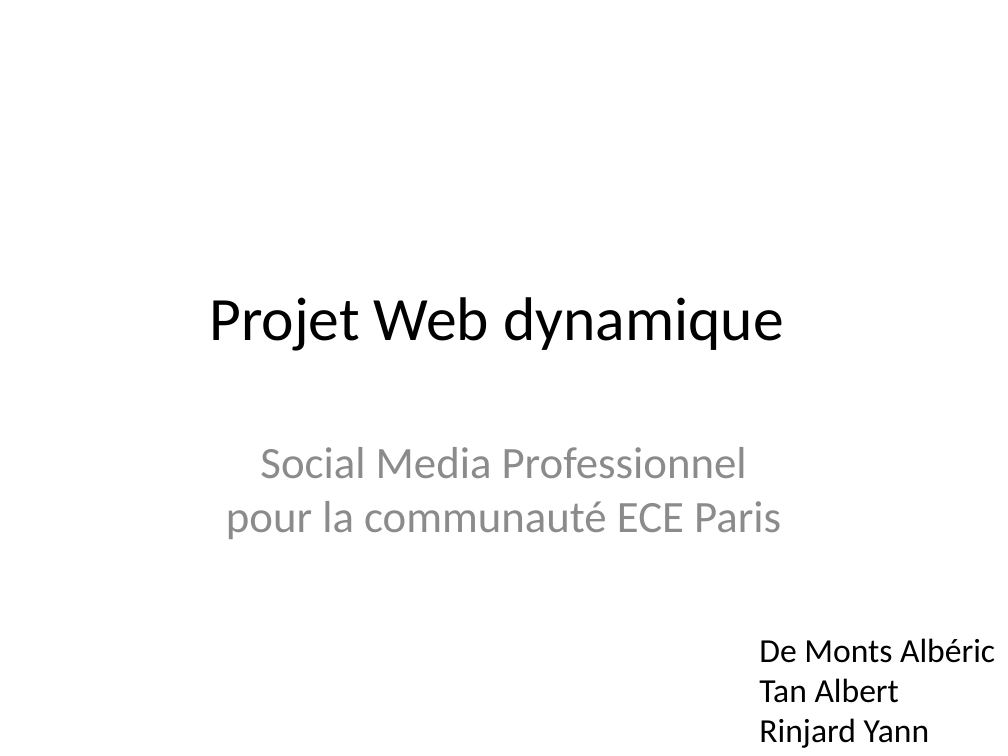
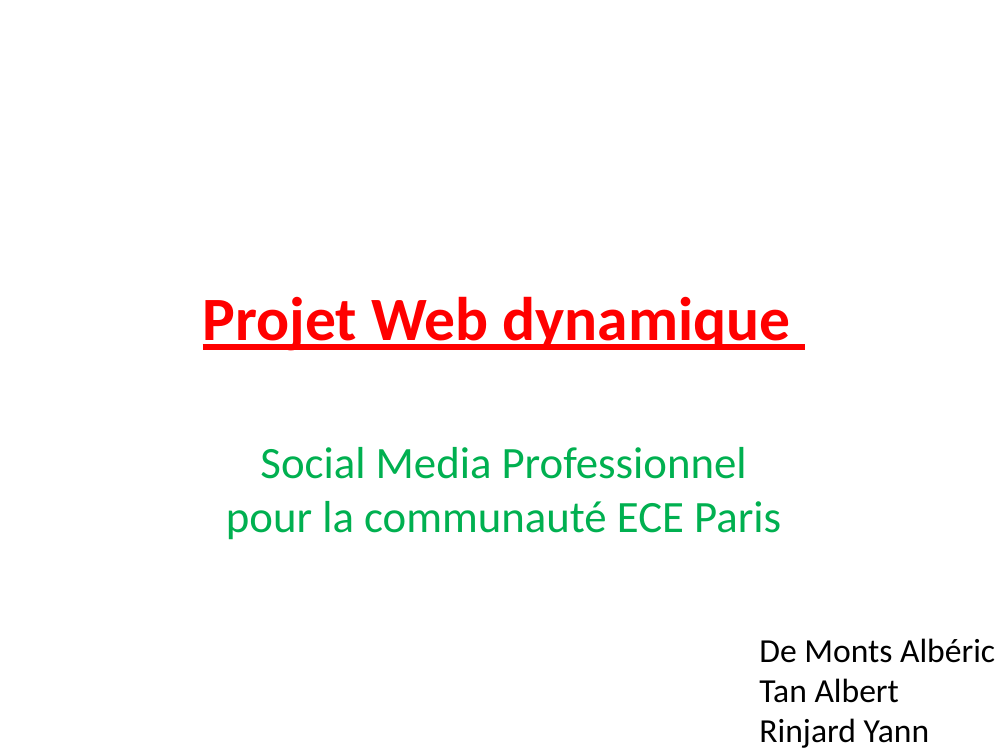
Before and after one commit to albedmds/web, a slide deck: slide 1 of Projet/Rendu final diapo.pptx. Drawn at 1008x756 pixels with LibreOffice and Linux fonts; fonts in the diff are those of the drawing. Boxes give left, top, right and bottom in pixels: in the first picture for what was removed or moved away, otherwise in the second. Text is boxed around its words. In the diff, an @@ line names an element or a change of style, - is before the commit and + after.

```diff
--- a/Projet/Rendu final diapo.pptx
+++ b/Projet/Rendu final diapo.pptx
@@ title "Projet Web dynamique" at bbox=[203, 296, 791, 351]: text colour #000000 to #FF0000, bold on, underline on @@
@@ subtitle "Social Media Professionnel pour la ..." at bbox=[226, 447, 781, 540]: text colour #8C8C8C to #00B050 @@
```
Also in this commit, not shown: 9 other slides changed, 5 slides added, 1 slide removed.
